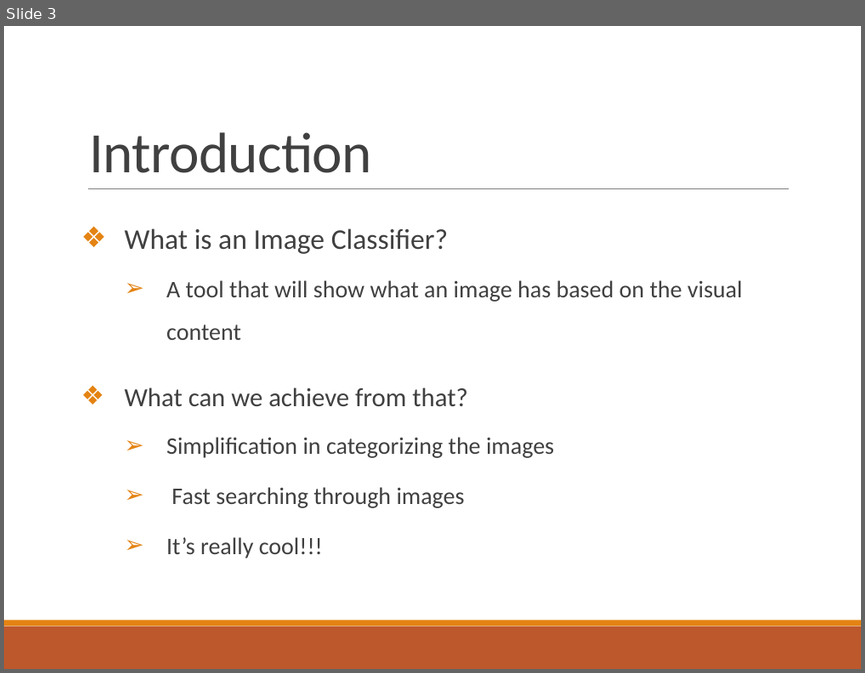
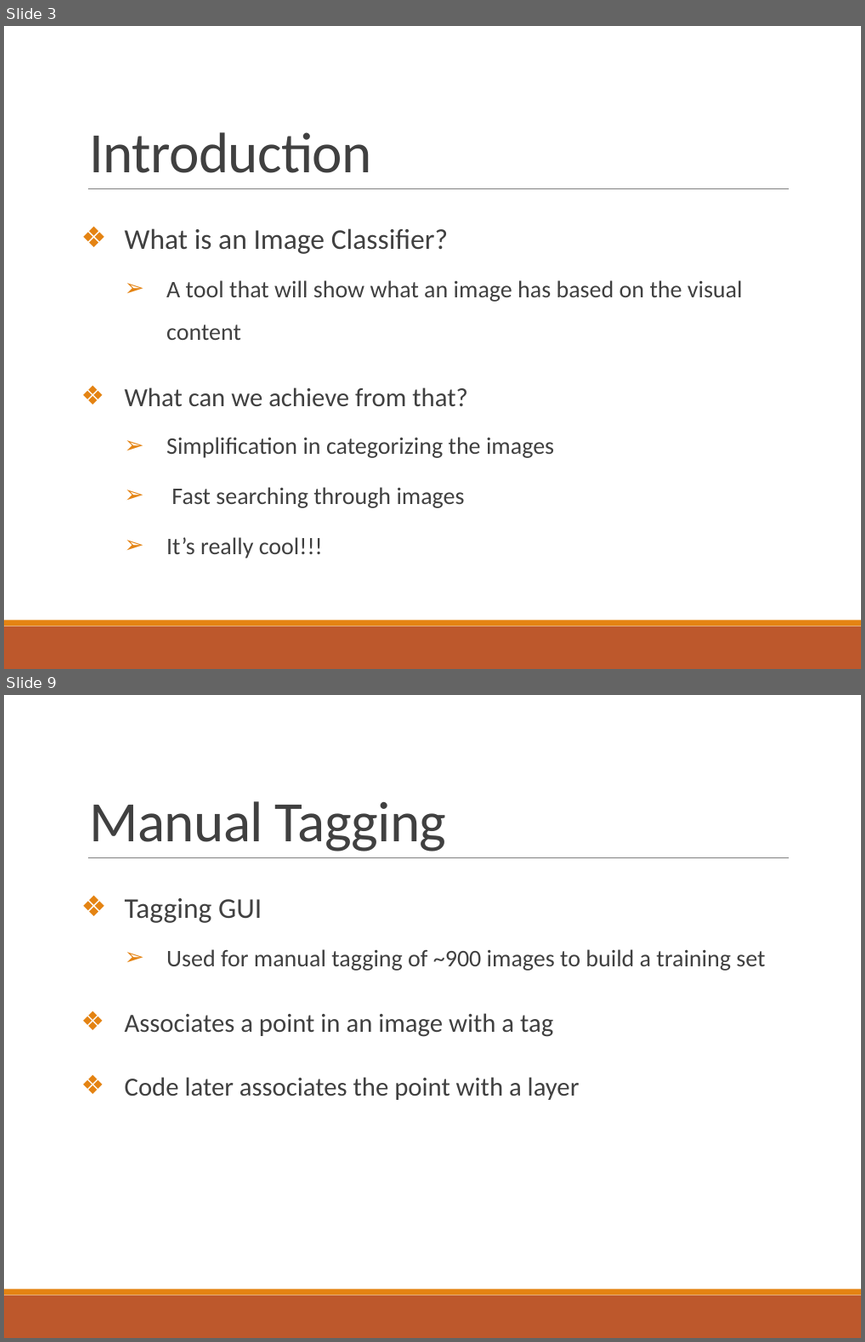
Before and after one commit to somyamohanty/Pixel_Dawgs, a slide deck: Final Presentation.pptx. Shown one above the other, each under a label of ours: slide 3 before the commit, slides 3 and 9 after it; the slides between them are not shown. The pictures are 865x673 and 865x1342 pixels, drawn with LibreOffice and Linux fonts; fonts in the diff are those of the drawing. Boxes give left, top, right and bottom in pixels: in the first picture for what was removed or moved away, otherwise in the second. Text is boxed around its words. In the diff, an @@ line names an element or a change of style, - is before the commit and + after.

Commit message:
Adding completed final presentation and some images used in the presentation

```diff
--- a/Final Presentation.pptx
+++ b/Final Presentation.pptx
@@ slide 9 added at box(4, 695, 861, 1338), background #FFFFFF; not listed: 3 template elements that a slide beside it also shows @@
@@ title added at box(90, 801, 446, 851), 48 pt, text #404040 @@
+Manual Tagging
@@ text added at box(125, 898, 765, 1100), 22 pt, text #404040 @@
+❖ Tagging GUI
+  ➢ Used for manual tagging of ~900 images to build a training set
+❖ Associates a point in an image with a tag
+❖ Code later associates the point with a layer
```
Also in this commit, not shown: 4 slides changed, 12 other slides added, 2 other files.
